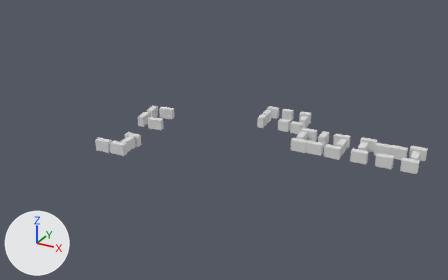
What one commit did to the FBX model MEL0001-TierraLinda/assets/3d/DummyTierralinda.fbx.
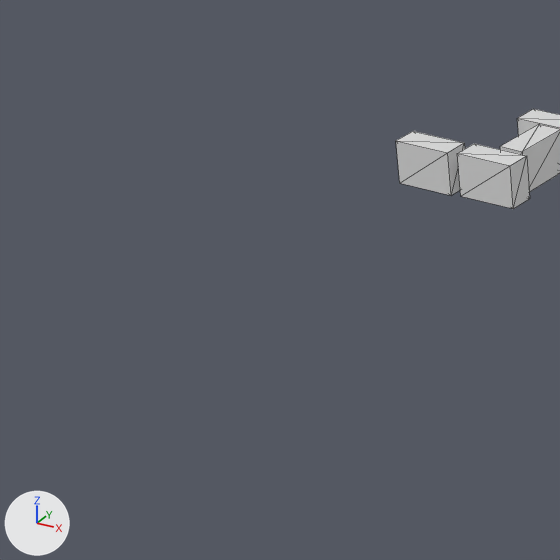
Old and new are each drawn whole from a 50 mm lens placed at (1143.0, -2064.0, 839.0), pointed at (255.0, -449.0, 32.0) and again close up on the part from 0% to 30% of the width and 38% to 86% of the height. The axes (+X, +Y, +Z) are drawn at lower left. The lights are the same throughout. The older version's two pictures come first. The close-ups show mesh edges as thin lines.
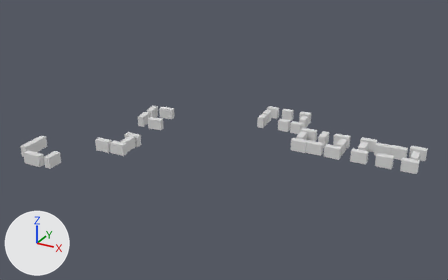
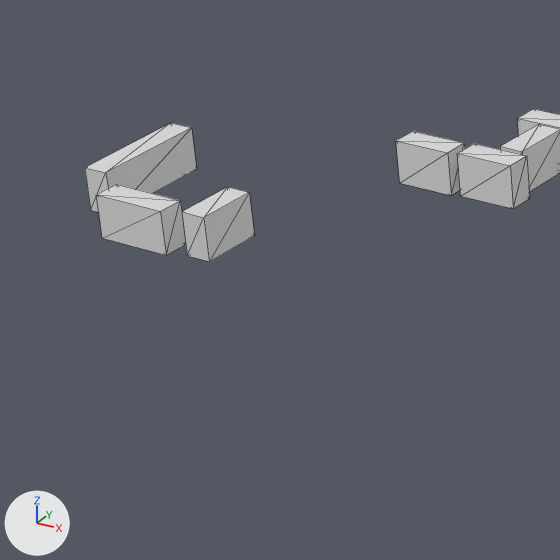
Boxes (x1, y1, x2, y2) around the edits, measured in the close-ups (560 x 560 px):
'Cube__29___1___1_', added
    after: (85, 123, 197, 212)
'Cube__29___1_', added
    after: (96, 184, 186, 255)
'Cube__29___2_', added
    after: (182, 187, 255, 262)

Patch to the scene script:
```diff
--- a/MEL0001-TierraLinda/assets/3d/DummyTierralinda.fbx.py
+++ b/MEL0001-TierraLinda/assets/3d/DummyTierralinda.fbx.py
@@ ob_cube__29___1___1 @@
+ob_cube__29___1___1 = bpy.data.objects.new('Cube__29___1___1_', me_scene)
+ob_cube__29___1___1.parent = ob_dummytierralinda
+ob_cube__29___1___1.location = (-29388.0, 440.0, 73880.0)
+ob_cube__29___1___1.rotation_euler = (0.0, -1.524, 0.0)  # degrees (0, -87, 0)
+ob_cube__29___1___1.scale = (97.1, 36.3, 21.3)
@@ ob_cube__29___1 @@
+ob_cube__29___1 = bpy.data.objects.new('Cube__29___1_', me_scene)
+ob_cube__29___1.parent = ob_dummytierralinda
+ob_cube__29___1.location = (-22644.0, 440.0, 80844.0)
+ob_cube__29___1.rotation_euler = (0.0, 0.0208, 0.0)  # degrees (0, 1.2, 0)
+ob_cube__29___1.scale = (63.5, 36.3, 21.3)
@@ ob_cube__29___2 @@
+ob_cube__29___2 = bpy.data.objects.new('Cube__29___2_', me_scene)
+ob_cube__29___2.parent = ob_dummytierralinda
+ob_cube__29___2.location = (-16970.0, 440.0, 78630.0)
+ob_cube__29___2.rotation_euler = (0.0, -1.543, 0.0)  # degrees (0, -88, 0)
+ob_cube__29___2.scale = (50.0, 36.3, 21.3)
```
